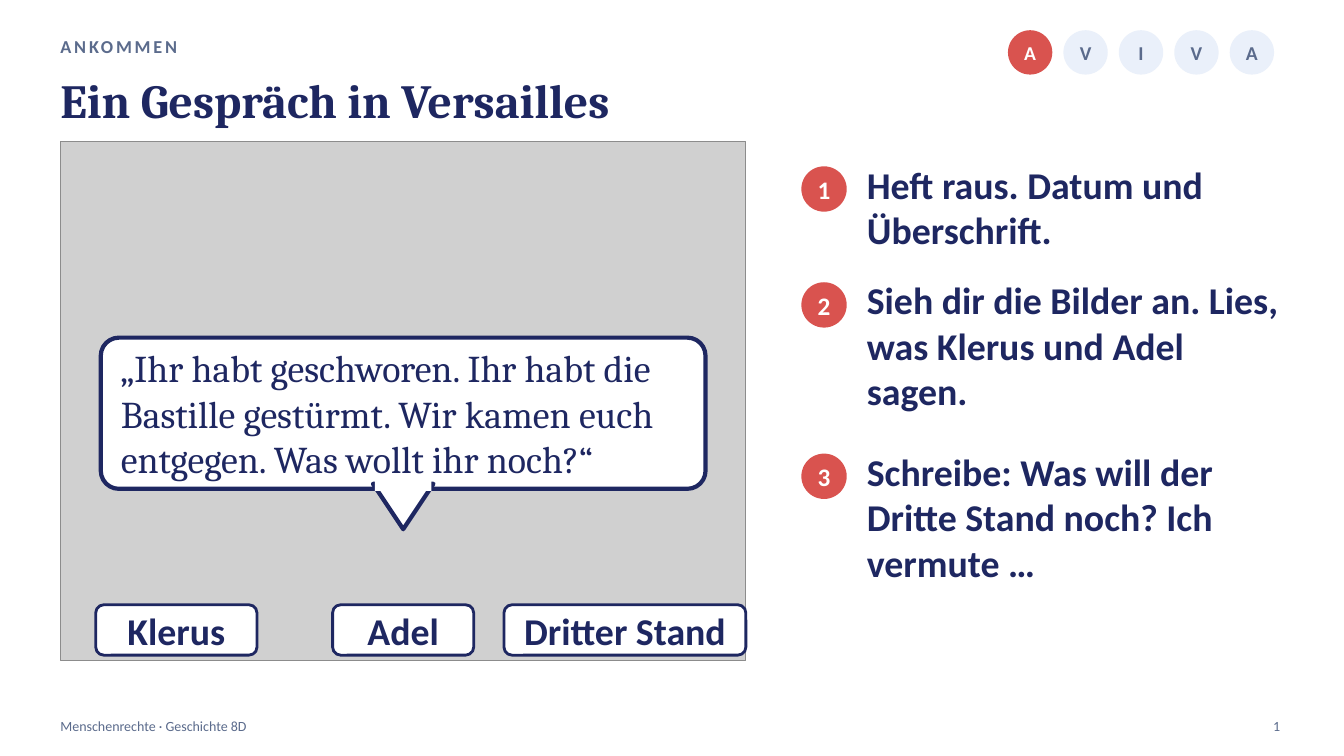
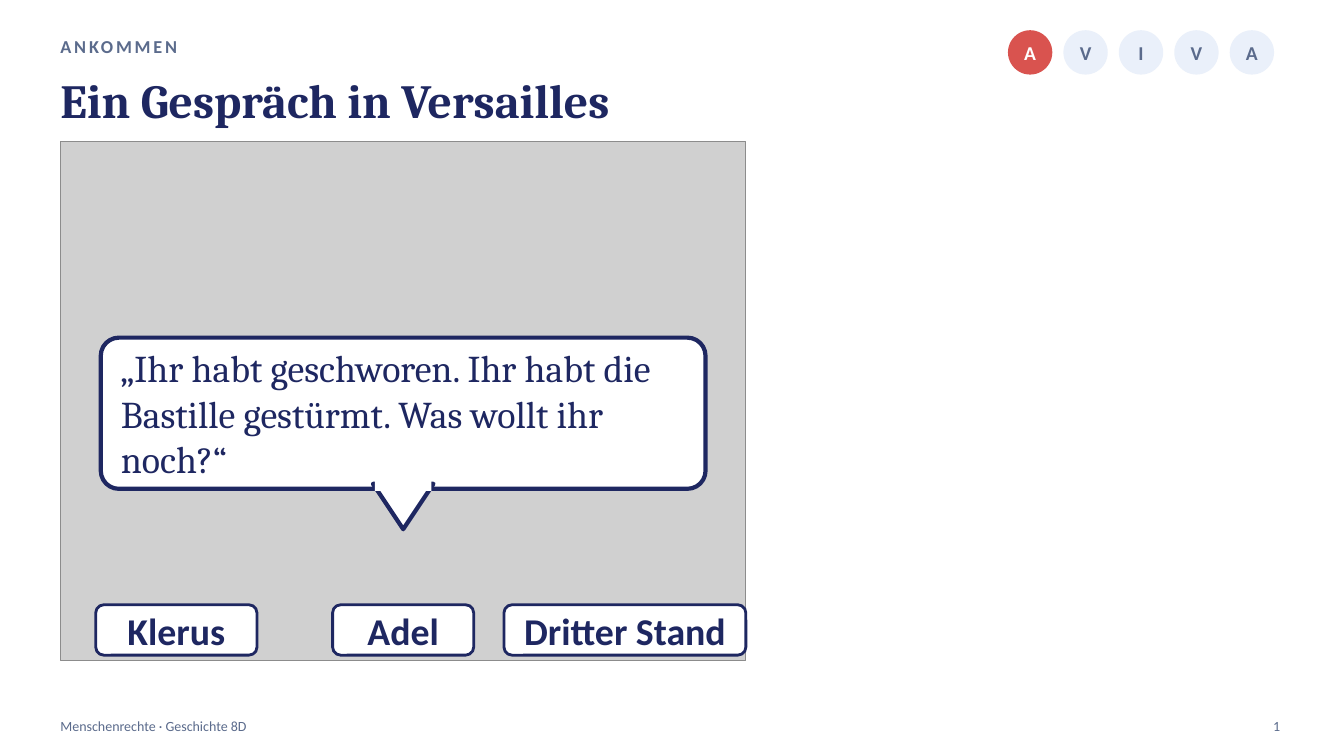
Before and after one commit to golzkonstantin-gif/Schule, a slide deck: slide 1 of Geschichte_8D/Stunde4_Menschenrechte/Praesentation_Stunde4_Menschenrechte_8D.pptx. Drawn at 1344x756 pixels with LibreOffice and Linux fonts; fonts in the diff are those of the drawing; grey boxes stand for pictures. Boxes give left, top, right and bottom in pixels: in the first picture for what was removed or moved away, otherwise in the second. Text is boxed around its words. In the diff, an @@ line names an element or a change of style, - is before the commit and + after.

```diff
--- a/Geschichte_8D/Stunde4_Menschenrechte/Praesentation_Stunde4_Menschenrechte_8D.pptx
+++ b/Geschichte_8D/Stunde4_Menschenrechte/Praesentation_Stunde4_Menschenrechte_8D.pptx
@@ ellipse removed at bbox=[802, 166, 847, 212] @@
@@ text removed at bbox=[867, 172, 1203, 245] @@
-Heft raus. Datum und Überschrift.
@@ text removed at bbox=[818, 182, 831, 199] @@
-1
@@ ellipse removed at bbox=[802, 282, 847, 328] @@
@@ text removed at bbox=[818, 298, 831, 315] @@
-2
@@ text removed at bbox=[867, 287, 1278, 412] @@
-Sieh dir die Bilder an. Lies, was Klerus und Adel sagen.
@@ text at bbox=[121, 355, 651, 474]: text changed @@
-„Ihr habt geschworen. Ihr habt die Bastille gestürmt. Wir kamen euch entgegen. Was wollt ihr noch?“
+„Ihr habt geschworen. Ihr habt die Bastille gestürmt. Was wollt ihr noch?“
@@ ellipse removed at bbox=[802, 454, 847, 499] @@
@@ text removed at bbox=[818, 469, 831, 486] @@
-3
@@ text removed at bbox=[867, 459, 1213, 578] @@
-Schreibe: Was will der Dritte Stand noch? Ich vermute …
```
Also in this commit, not shown: 13 other slides changed, 3 slides added, 9 slides removed, 8 other files.
